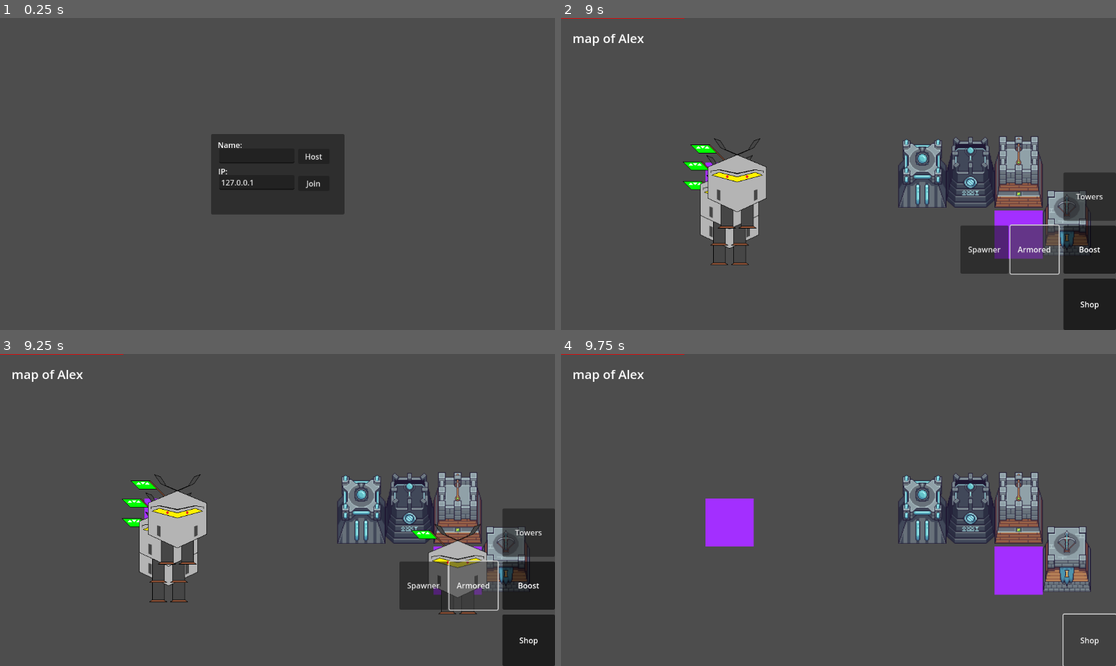
Above: before the commit, frames 1-4 (two rows, left to right).
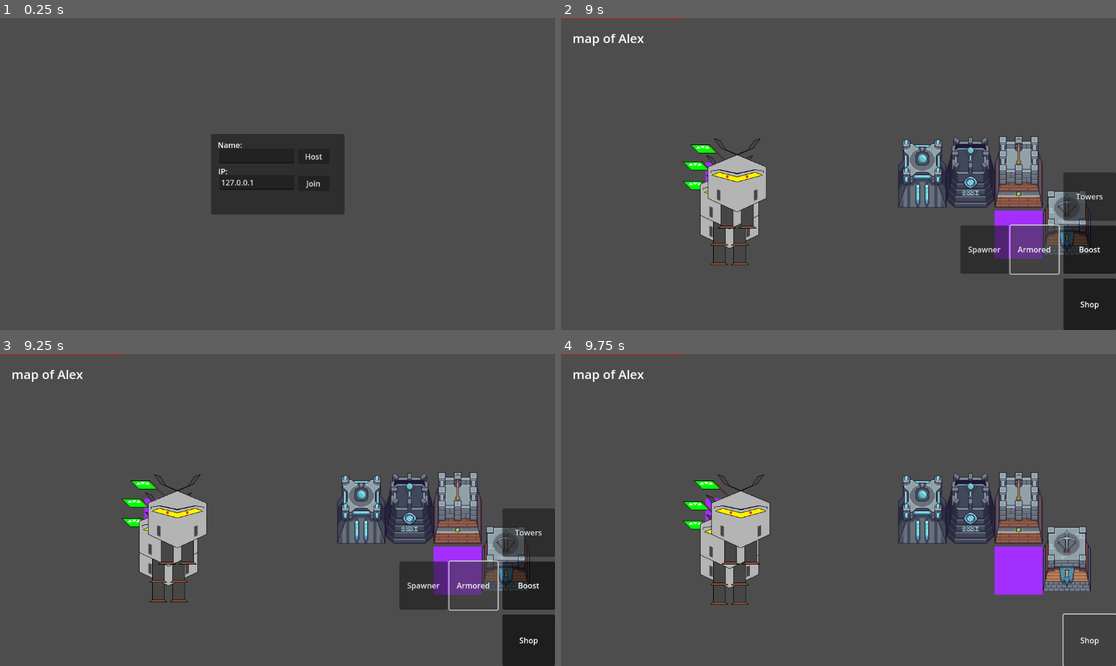
Above: after the commit, the same moments.

Repository: m-conti/melonjam2023
Game: Godot game, scene res://game.tscn
The game is run twice, just before and just after one commit, with the same random seed, the same clock (stepped at 60 frames per second) and the same inputs.
Inputs (mouse positions are in pixels of both pictures, inside the frame that each line leads up to):
- Up to frame 1 (0.25 s): no input
- Up to frame 2 (9 s): click (816, 155) at 0.52 s; type "Alex" at 0.6 s; click "Host" at 1.25 s; click "START!" at 2 s; click "Shop" at 2.75 s; click "Towers" at 3.5 s; click "Fire Tower" at 4.25 s; click "Ice Tower" at 5 s; click "Bomb Tower" at 5.75 s; click "Archer Tower" at 6.5 s; click "Boost" at 7.25 s; click "Spawner" at 8 s; click "Armored" at 8.75 s
- Up to frame 3 (9.25 s): no input
- Up to frame 4 (9.75 s): click "Shop" at 9.5 s

Frames 1-2 are identical in both runs. In frame 3, 1.7% of the frame differs, in the area x 73-88%, y 54-84%; in frame 4, 2.9%, in the area x 21-38%, y 38-81%.

Commit message:
it's work fak

Diff:
--- a/Enemies/Enemy.gd
+++ b/Enemies/Enemy.gd
@@ -16,7 +16,6 @@
 
 func _enter_tree():
 	set_multiplayer_authority(get_parent().get_multiplayer_authority())
-	if not is_multiplayer_authority(): print("SPAWN ON ENEMY SCREEN")
 
 
 func init(player_number: int, current_case: Vector2i):
--- a/Entities/Tower.tscn
+++ b/Entities/Tower.tscn
@@ -12,7 +12,13 @@
 [sub_resource type="CircleShape2D" id="CircleShape2D_kasgm"]
 radius = 500.0
 
-[node name="tower" type="Node2D"]
+[sub_resource type="SceneReplicationConfig" id="SceneReplicationConfig_8nsfp"]
+properties/0/path = NodePath(".:position")
+properties/0/spawn = true
+properties/0/sync = true
+properties/0/watch = false
+
+[node name="Tower" type="Node2D"]
 script = ExtResource("1_4doac")
 
 [node name="BaseSprite" type="Sprite2D" parent="."]
@@ -28,6 +34,9 @@
 
 [node name="Timer" type="Timer" parent="."]
 
+[node name="MultiplayerSynchronizer" type="MultiplayerSynchronizer" parent="."]
+replication_config = SubResource("SceneReplicationConfig_8nsfp")
+
 [connection signal="area_entered" from="Area2D" to="." method="_on_area_2d_area_entered"]
 [connection signal="area_exited" from="Area2D" to="." method="_on_area_2d_area_exited"]
 [connection signal="timeout" from="Timer" to="." method="_on_timer_timeout"]
--- a/HUD/Buttons/PlaceOnMap.gd
+++ b/HUD/Buttons/PlaceOnMap.gd
@@ -38,14 +38,11 @@
 			if not can_be_placed(pos):
 				return
 
-			map.add_at_pos(ghost, pos)
-			ghost.place_on_map(pos)
-
-			ghost.modulate = Color.WHITE
-			if ghost.get_parent():
-				ghost.get_parent().remove_child(ghost)
-			map.get_node("SyncContainer").add_child(ghost, true)
+			ghost.queue_free()
 			ghost = null
+			var new_instance = instance.instantiate()
+			map.add_at_pos(new_instance, pos)
+			new_instance.place_on_map(pos)
 
 		elif event.button_index == MOUSE_BUTTON_RIGHT:
 			ghost.queue_free()
--- /dev/null
+++ b/SyncContainer.gd
@@ -0,0 +1,12 @@
+extends Node2D
+
+@onready var map: Map = get_parent()
+
+# Called when the node enters the scene tree for the first time.
+func _ready():
+	pass # Replace with function body.
+
+
+# Called every frame. 'delta' is the elapsed time since the previous frame.
+func _process(delta):
+	pass
--- a/map.tscn
+++ b/map.tscn
@@ -1,7 +1,8 @@
-[gd_scene load_steps=5 format=3 uid="uid://du3r2qjjlsm71"]
+[gd_scene load_steps=6 format=3 uid="uid://du3r2qjjlsm71"]
 
 [ext_resource type="Script" path="res://Map.gd" id="1_vd1cq"]
 [ext_resource type="PackedScene" uid="uid://dr5tn4o0pbc0o" path="res://HUD/HUD.tscn" id="2_hm6il"]
+[ext_resource type="Script" path="res://SyncContainer.gd" id="3_xol0r"]
 
 [sub_resource type="SceneReplicationConfig" id="SceneReplicationConfig_dbbrf"]
 
@@ -17,10 +18,11 @@
 replication_config = SubResource("SceneReplicationConfig_dbbrf")
 
 [node name="MultiplayerSpawner" type="MultiplayerSpawner" parent="."]
-_spawnable_scenes = PackedStringArray("res://Entities/Tower.tscn", "res://Entities/Spawner.tscn", "res://Enemies/Enemies/Zombie.tscn")
+_spawnable_scenes = PackedStringArray("res://Entities/Spawner.tscn", "res://Enemies/Enemies/Zombie.tscn", "res://Towers/ArcherTower.tscn", "res://Towers/BombTower.tscn", "res://Towers/FireTower.tscn", "res://Towers/IceTower.tscn")
 spawn_path = NodePath("../SyncContainer")
 
 [node name="SyncContainer" type="Node2D" parent="."]
+script = ExtResource("3_xol0r")
 
 [node name="TileMap" type="TileMap" parent="."]
 position = Vector2(124, 76)
Not shown: 1 places in Entities/Tower.tscn that only renumber resources
